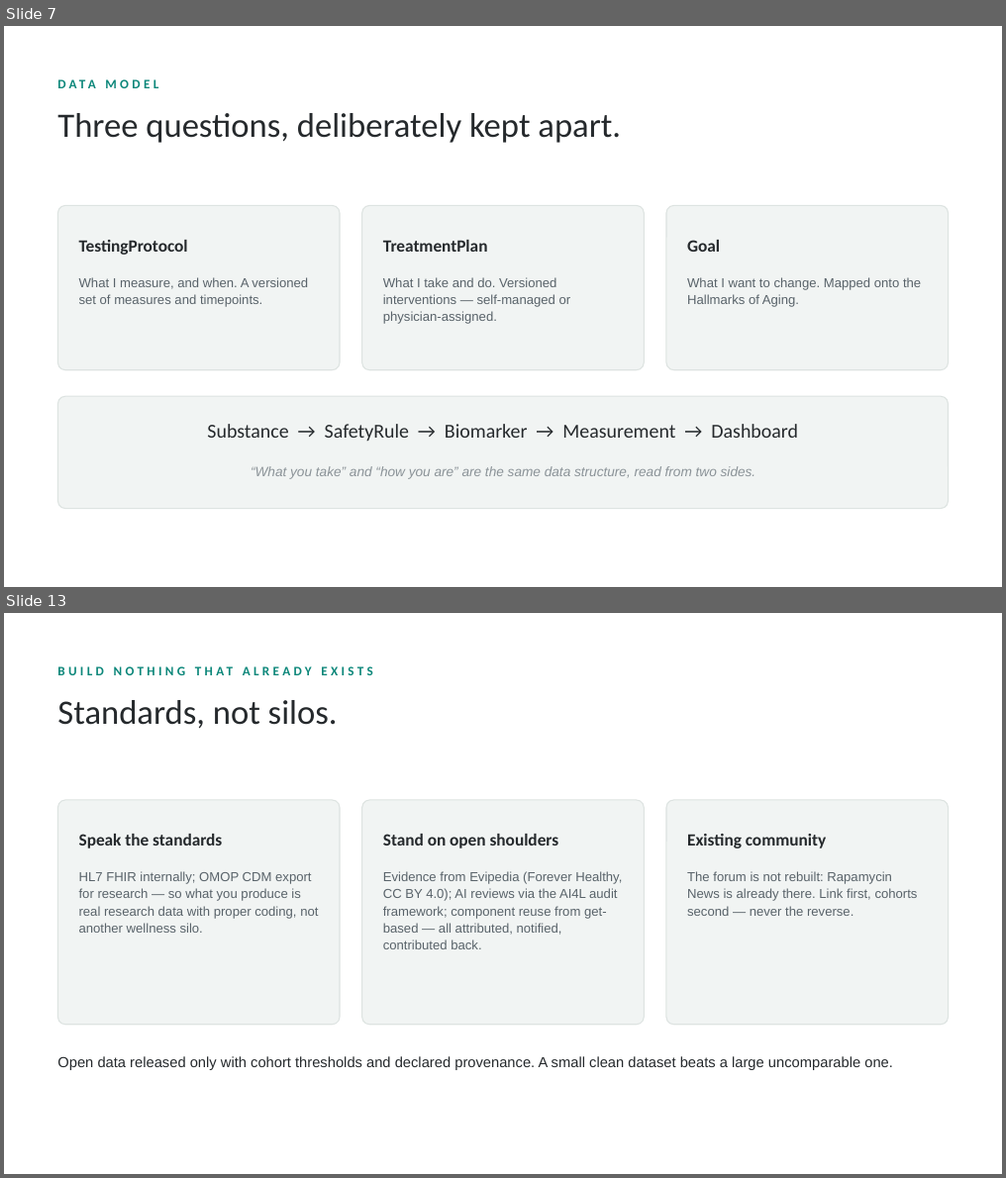
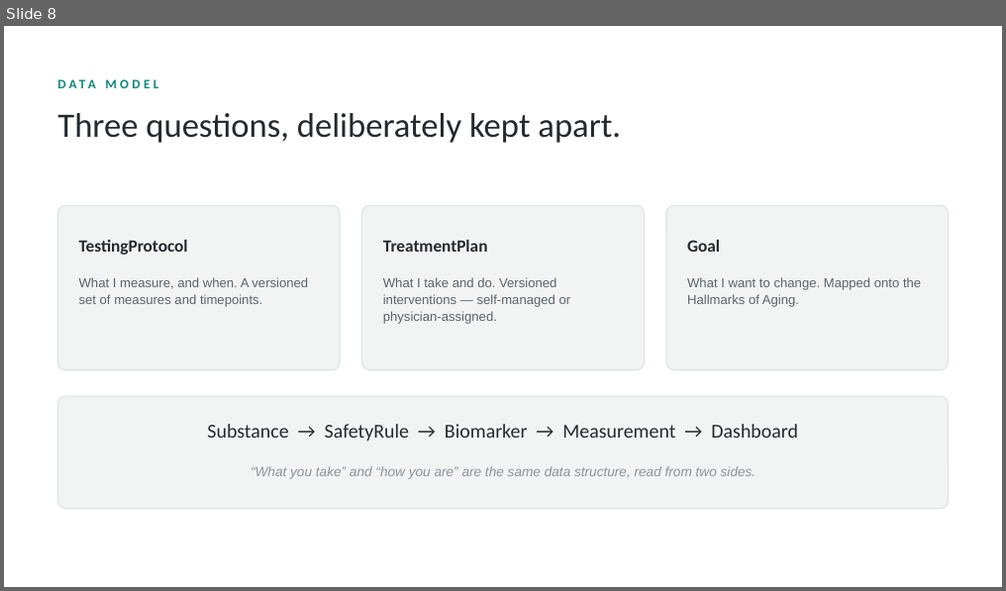
Before and after one commit to hackingbiology/biohackit, a slide deck: docs/presentation/biohackit-deck.pptx. Shown one above the other, each under a label of ours: slides 7 and 13 before the commit, slide 8 after it; the slides between them are not shown. The pictures are 1006x1178 and 1006x591 pixels, drawn with LibreOffice and Linux fonts; fonts in the diff are those of the drawing. Boxes give left, top, right and bottom in pixels: in the first picture for what was removed or moved away, otherwise in the second. Text is boxed around its words. In the diff, an @@ line names an element or a change of style, - is before the commit and + after.

```diff
--- a/docs/presentation/biohackit-deck.pptx
+++ b/docs/presentation/biohackit-deck.pptx
@@ slide 13 removed at (4,613,1002,1174), background #FFFFFF @@
@@ text removed at (57,660,948,682) @@
-BUILD NOTHING THAT ALREADY EXISTS
@@ text removed at (57,700,338,729) @@
-Standards, not silos.
@@ rounded rectangle removed at (57,800,340,1025) @@
@@ rounded rectangle removed at (361,800,644,1025) @@
@@ rounded rectangle removed at (666,800,948,1025) @@
@@ text removed at (79,834,222,849) @@
-Speak the standards
@@ text removed at (383,834,559,849) @@
-Stand on open shoulders
@@ text removed at (687,834,826,849) @@
-Existing community
@@ text removed at (79,871,318,933) @@
-HL7 FHIR internally; OMOP CDM export for research — so what you produce is real research data with proper coding, not another wellness silo.
@@ text removed at (383,871,622,950) @@
-Evidence from Evipedia (Forever Healthy, CC BY 4.0); AI reviews via the AI4L audit framework; component reuse from get-based — all attributed, notified, contributed back.
@@ text removed at (687,871,918,916) @@
-The forum is not rebuilt: Rapamycin News is already there. Link first, cohorts second — never the reverse.
@@ text removed at (57,1057,893,1070) @@
-Open data released only with cohort thresholds and declared provenance. A small clean dataset beats a large uncomparable one.
@@ what was slide 7 is now slide 8 @@
```
Also in this commit, not shown: 8 slides changed, 6 slides added, 4 other slides removed, 1 other file.
